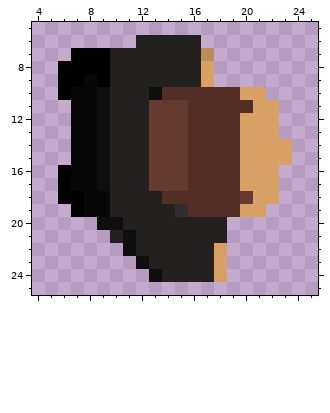
Pixel-art sprite: assets/player2.png. The first picture shows the starting point.
The file is 32x32 pixels. Colours within 5 levels of each other are drawn and written as one. Shown: x 4..25, y 5..25.
After:
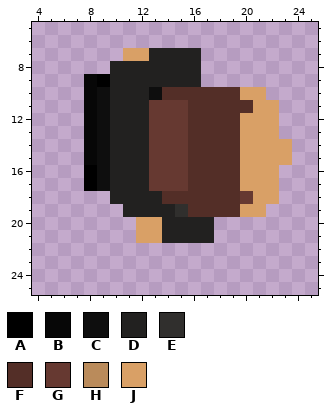
Palette (. is transparent): A #000000  B #070707  C #0e0e0e  D #222120  E #302f2d  F #532e27  G #663931  H #ba8b5b  J #d9a066
Difference:
The author changed colour B to colour A in rows 16 to 17 at x 8.
The author changed colour D to colour J in row 7 at x 11 to 12; in rows 20 to 21 at x 12 to 13.
The author cleared colour A in row 7 at x 7 to 9; in row 8 at x 6 to 9; in row 9 at x 6 to 7; in row 10 at x 6; in rows 16 to 17 at x 6; in row 18 at x 6 to 7.
The author cleared colour A in row 19 at x 7.
The author cleared colour B in rows 10 to 17 at x 7; in rows 18 to 19 at x 8 to 9.
The author cleared colour C in row 20 at x 9 to 10; in rows 21 to 22 at x 11; in row 23 at x 12; in row 24 at x 13.
The author cleared colour D in row 6 at x 12 to 16; in row 7 at x 10; in row 19 at x 10; in row 20 at x 11 and 18; in row 21 at x 10 and 18; in row 22 at x 12 to 17.
The author cleared colour D in row 23 at x 13 to 17; in row 24 at x 14 to 17.
The author cleared colour H in row 7 at x 17.
The author cleared colour J in rows 8 to 9 at x 17; in rows 22 to 24 at x 18.
Boxes around the changes in both pictures, in picture pixels (x1, y1, x2, y2):
changed: (58, 35, 227, 282)
